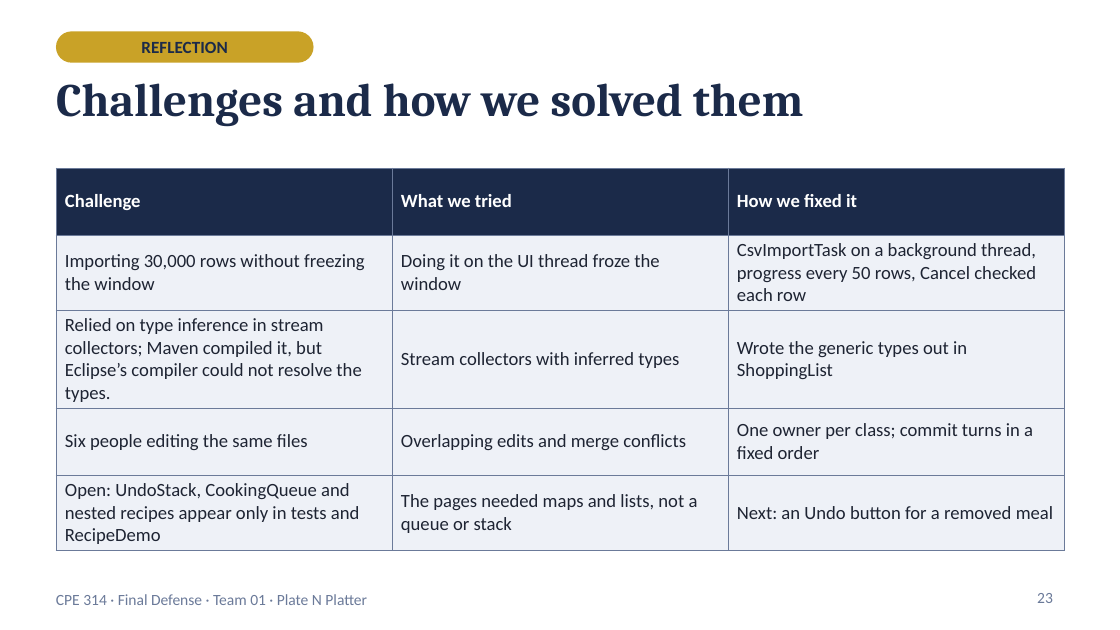
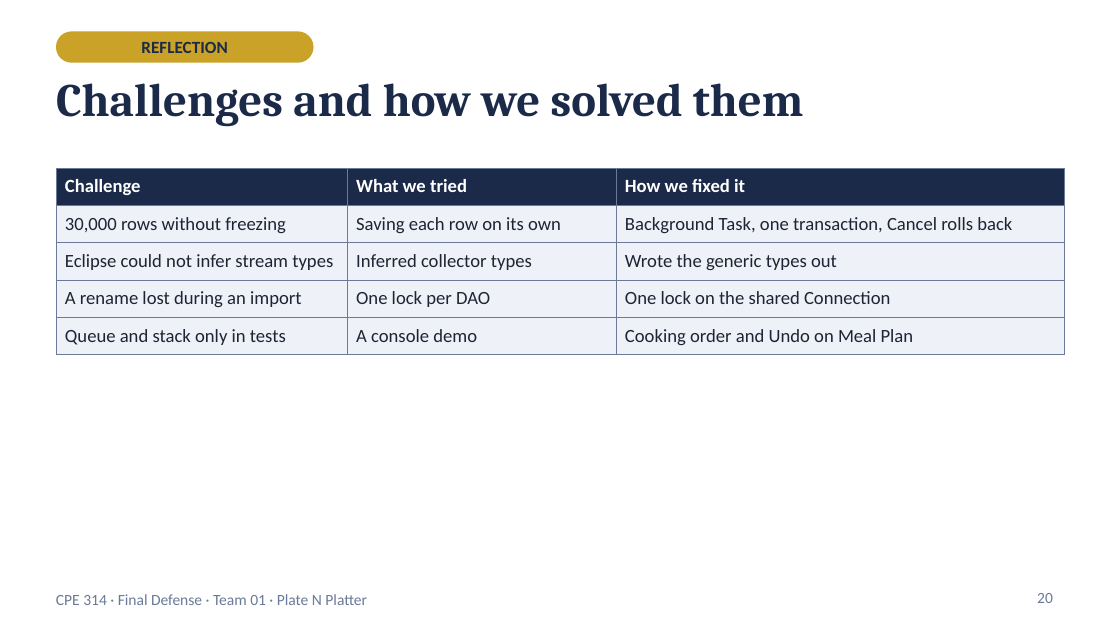
Before and after one commit to Kimonooo/cpe314-69167-capstoneteam-Meal_plannerGroup1, a slide deck: slide 20 of docs/PlateNPlatter_Final_Defense.pptx (slide 23 before the commit). Drawn at 1120x630 pixels with LibreOffice and Linux fonts; fonts in the diff are those of the drawing. Boxes give left, top, right and bottom in pixels: in the first picture for what was removed or moved away, otherwise in the second. Text is boxed around its words. In the diff, an @@ line names an element or a change of style, - is before the commit and + after.

```diff
--- a/docs/PlateNPlatter_Final_Defense.pptx
+++ b/docs/PlateNPlatter_Final_Defense.pptx
@@ table at [56,168,1064,355] @@
-row 2: Importing 30,000 rows without freezing the window | Doing it on the UI thread froze the window | CsvImportTask on a background thread, progress every 50 rows, Cancel checked each row
+row 2: 30,000 rows without freezing | Saving each row on its own | Background Task, one transaction, Cancel rolls back
-row 3: Relied on type inference in stream collectors; Maven compiled it, but Eclipse’s compiler could not resolve the types. | Stream collectors with inferred types | Wrote the generic types out in ShoppingList
+row 3: Eclipse could not infer stream types | Inferred collector types | Wrote the generic types out
-row 4: Six people editing the same files | Overlapping edits and merge conflicts | One owner per class; commit turns in a fixed order
+row 4: A rename lost during an import | One lock per DAO | One lock on the shared Connection
-row 5: Open: UndoStack, CookingQueue and nested recipes appear only in tests and RecipeDemo | The pages needed maps and lists, not a queue or stack | Next: an Undo button for a removed meal
+row 5: Queue and stack only in tests | A console demo | Cooking order and Undo on Meal Plan
@@ page number at [1037,593,1053,603]: text changed @@
-23
+20
```
Also in this commit, not shown: 17 other slides changed, 3 slides removed, 4 other files.
